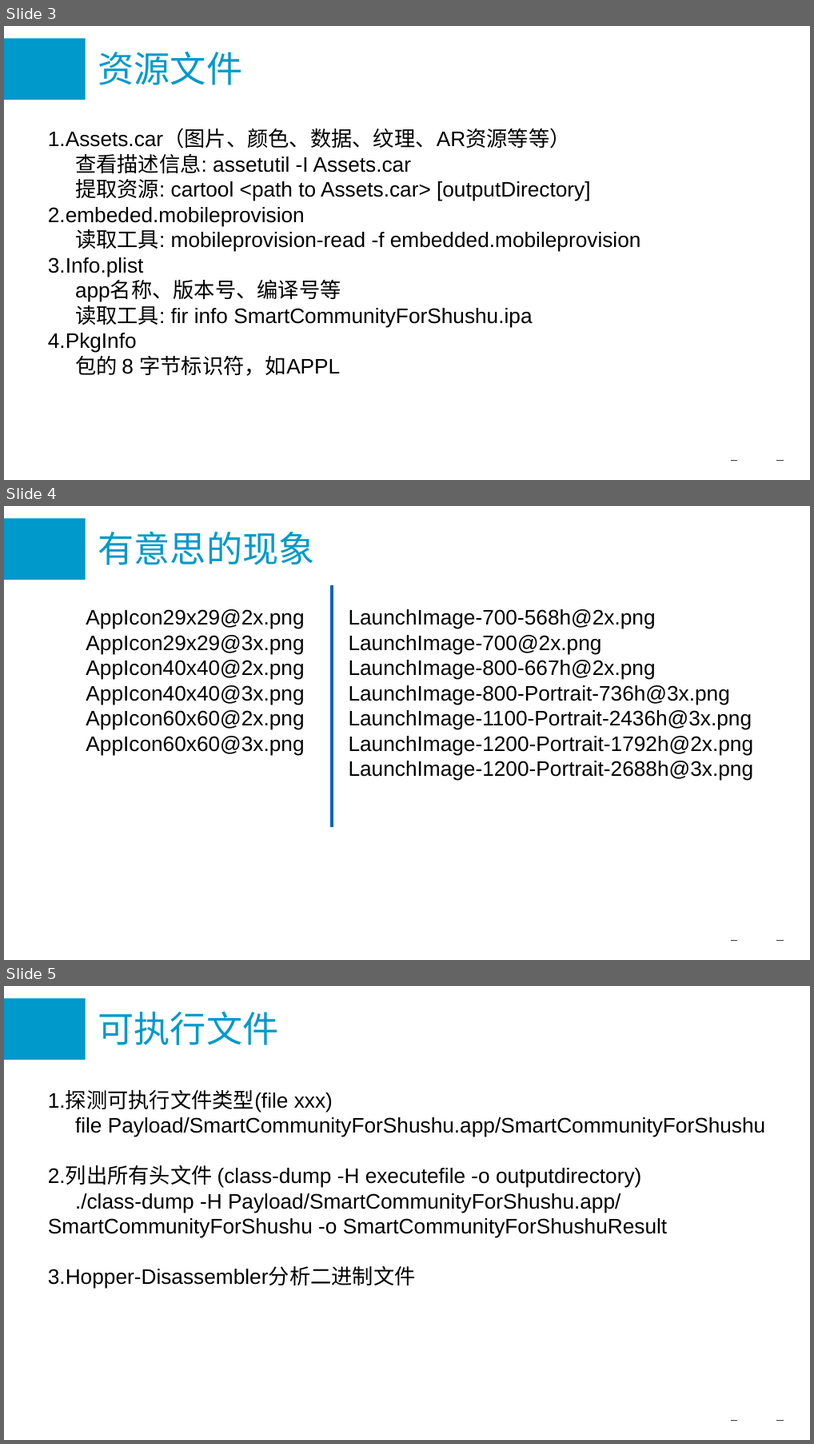
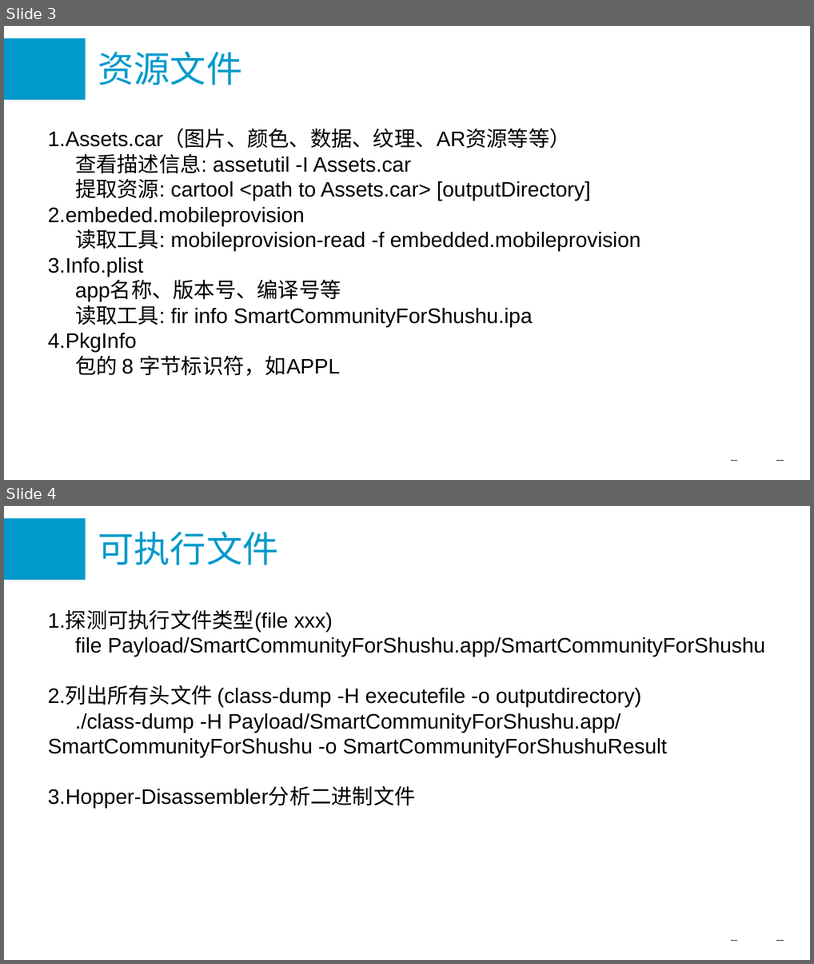
Before and after one commit to hengyizhangcn/filesBackup, a slide deck: IPA.pptx. Shown one above the other, each under a label of ours: slides 3, 4 and 5 before the commit, slides 3 and 4 after it. The pictures are 814x1444 and 814x964 pixels, drawn with LibreOffice and Linux fonts; fonts in the diff are those of the drawing; background and template pictures are left out. Boxes give left, top, right and bottom in pixels: in the first picture for what was removed or moved away, otherwise in the second. Text is boxed around its words. In the diff, an @@ line names an element or a change of style, - is before the commit and + after.

```diff
--- a/IPA.pptx
+++ b/IPA.pptx
@@ slide 4 removed at (x1=4, y1=506, x2=810, y2=960), background #FFFFFF; not listed: 3 template elements that a slide beside it also shows @@
@@ title removed at (x1=98, y1=532, x2=315, y2=565) @@
-有意思的现象
@@ line removed from (332, 585) to (332, 827) @@
@@ text removed at (x1=86, y1=609, x2=304, y2=756) @@
-AppIcon29x29@2x.png
-AppIcon29x29@3x.png
-AppIcon40x40@2x.png
-AppIcon40x40@3x.png
-AppIcon60x60@2x.png
-AppIcon60x60@3x.png
@@ text removed at (x1=349, y1=609, x2=754, y2=780) @@
-LaunchImage-700-568h@2x.png
-LaunchImage-700@2x.png
-LaunchImage-800-667h@2x.png
-LaunchImage-800-Portrait-736h@3x.png
-LaunchImage-1100-Portrait-2436h@3x.png
-LaunchImage-1200-Portrait-1792h@2x.png
-LaunchImage-1200-Portrait-2688h@3x.png
@@ what was slide 5 is now slide 4 @@
```
Also in this commit, not shown: 1 slide added, 2 other files.
